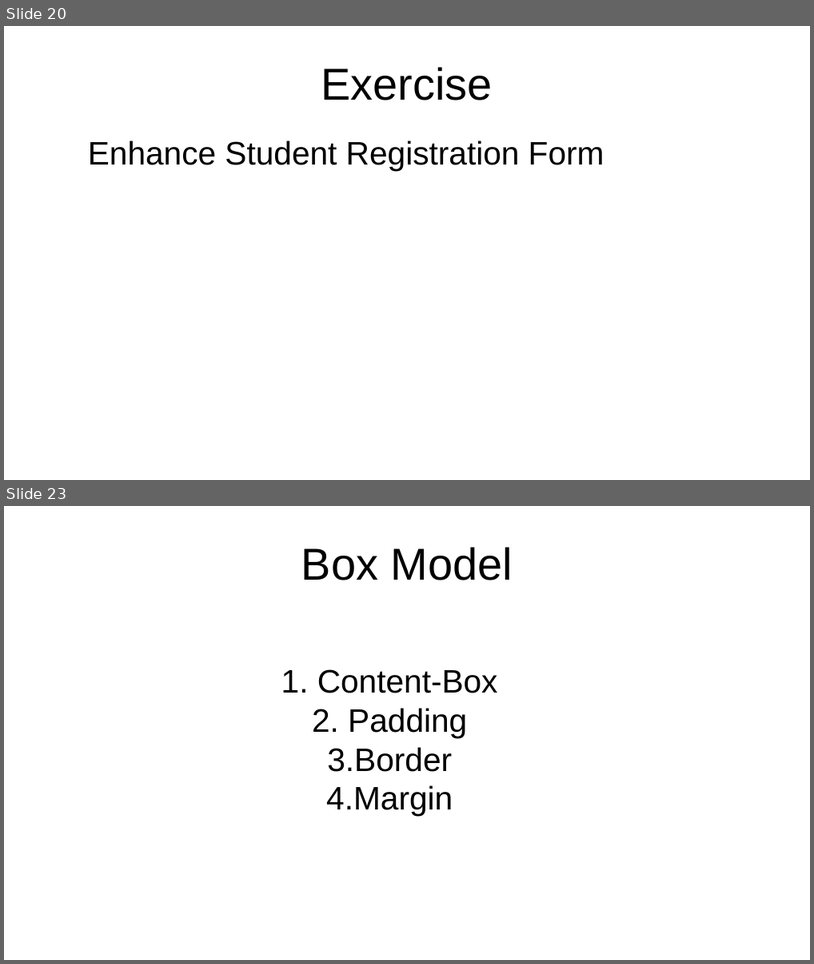
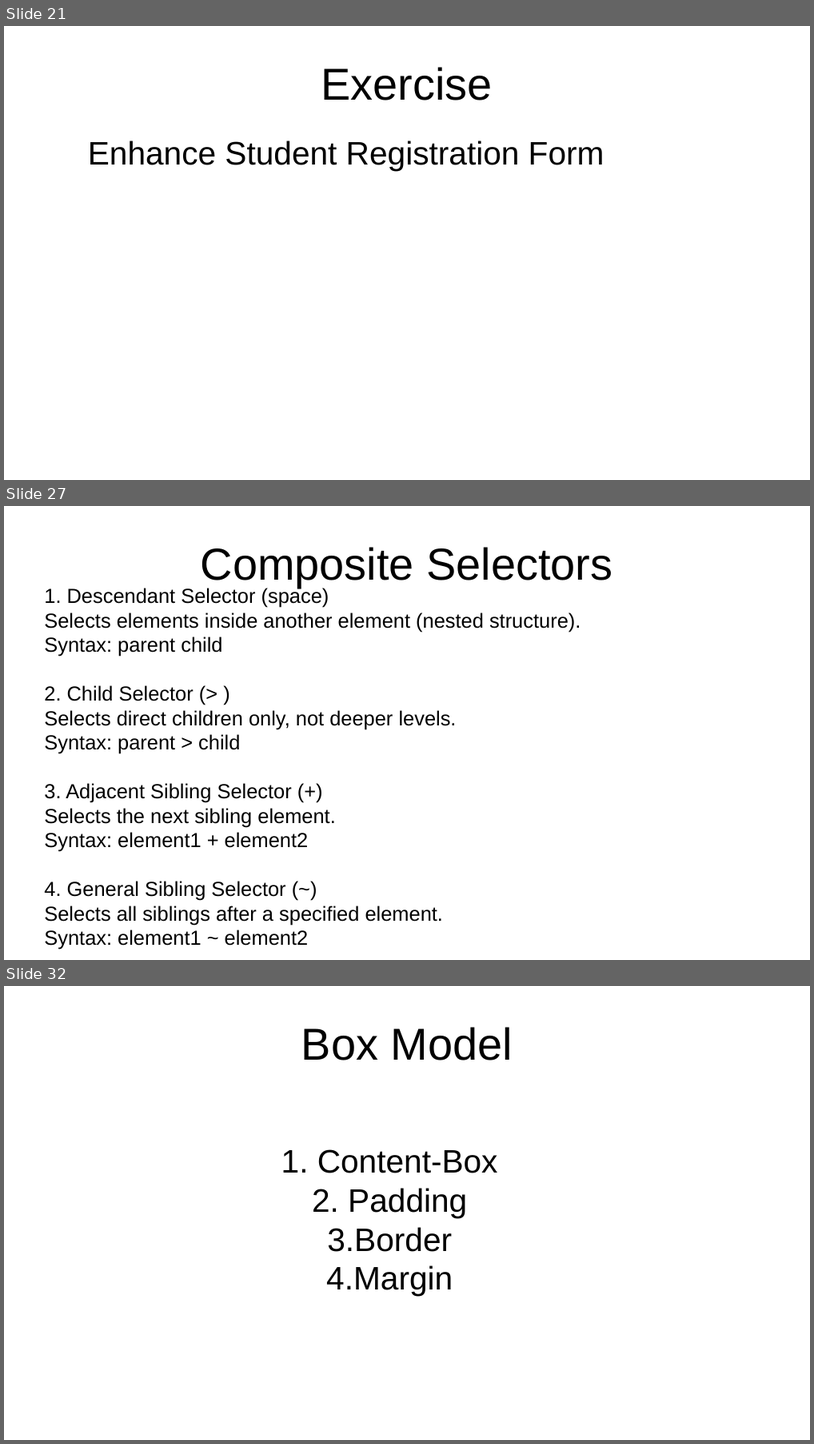
Before and after one commit to sam-rubin/exercises, a slide deck: Introduction_To_HTML.odp. Shown one above the other, each under a label of ours: slides 20 and 23 before the commit, slides 21, 27 and 32 after it; the slides between them are not shown. The pictures are 814x964 and 814x1444 pixels, drawn with LibreOffice and Linux fonts; fonts in the diff are those of the drawing. Boxes give left, top, right and bottom in pixels: in the first picture for what was removed or moved away, otherwise in the second. Text is boxed around its words. In the diff, an @@ line names an element or a change of style, - is before the commit and + after.

```diff
--- a/Introduction_To_HTML.odp
+++ b/Introduction_To_HTML.odp
@@ slide 27 added at bbox=[4, 506, 810, 960], background #FFFFFF @@
@@ title added at bbox=[201, 547, 613, 588], 44 pt, text #000000 @@
+Composite Selectors
@@ subtitle added at bbox=[44, 587, 581, 949], 20 pt, text #000000 @@
+1. Descendant Selector (space)
+Selects elements inside another element (nested structure).
+Syntax: parent child
+2. Child Selector (> )
+Selects direct children only, not deeper levels.
+Syntax: parent > child
+3. Adjacent Sibling Selector (+)
+Selects the next sibling element.
+Syntax: element1 + element2
+4. General Sibling Selector (~)
+Selects all siblings after a specified element.
+Syntax: element1 ~ element2
@@ what was slide 20 is now slide 21 @@
@@ what was slide 23 is now slide 32 @@
```
Also in this commit, not shown: 4 slides changed, 15 other slides added, 3 slides removed, 1 other file.
